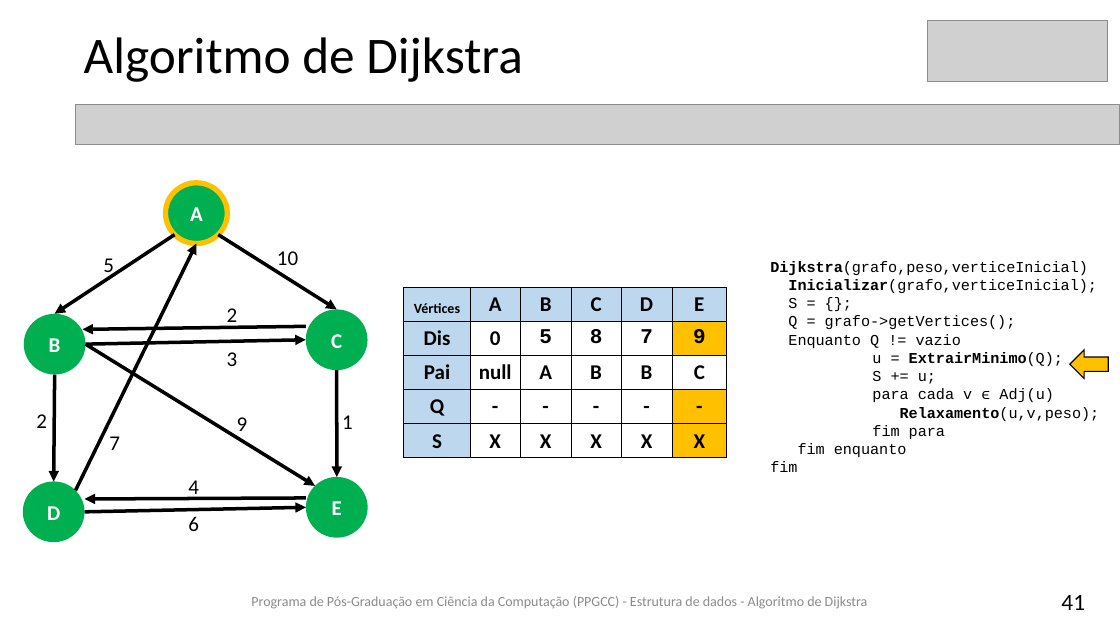
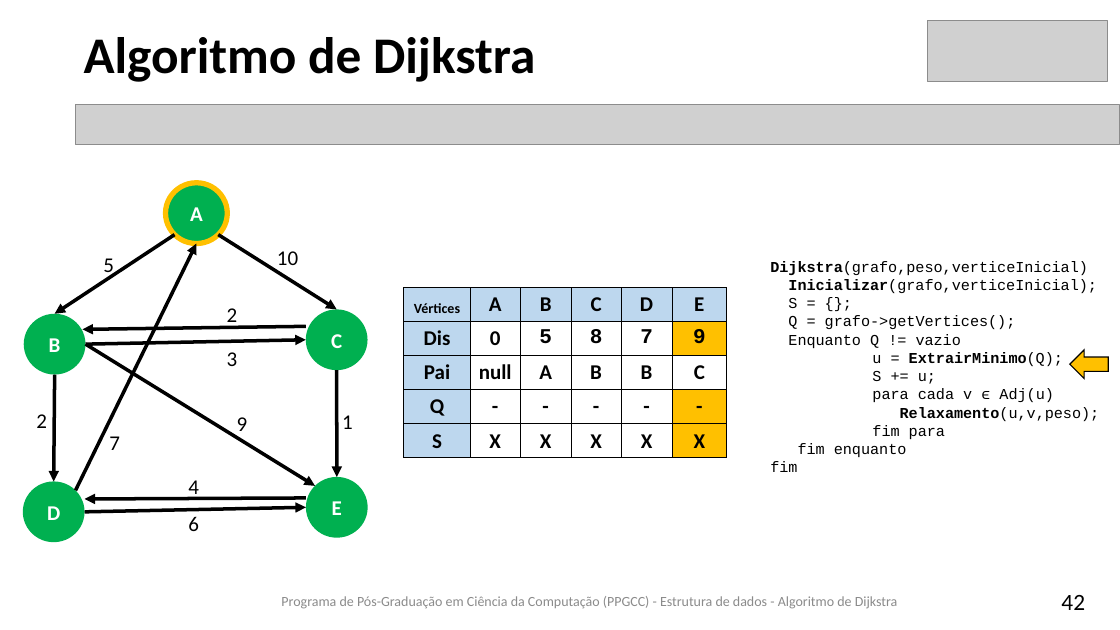
Before and after one commit to brunoslima/Dijkstra-Algorithm, a slide deck: slide 42 of Theory/Algoritmo-Dijkstra-BrunoLima.pptx (slide 41 before the commit). Drawn at 1120x630 pixels with LibreOffice and Linux fonts; fonts in the diff are those of the drawing; grey boxes stand for pictures. Boxes give left, top, right and bottom in pixels: in the first picture for what was removed or moved away, otherwise in the second. Text is boxed around its words. In the diff, an @@ line names an element or a change of style, - is before the commit and + after.

```diff
--- a/Theory/Algoritmo-Dijkstra-BrunoLima.pptx
+++ b/Theory/Algoritmo-Dijkstra-BrunoLima.pptx
@@ title "Algoritmo de Dijkstra" at [84,37,535,82]: bold on @@
@@ text "Programa de Pós-Graduação em Ciência ..." at [281,596,898,609]: alignment centre to right @@
@@ page number at [1061,595,1085,610]: text changed @@
-41
+42
```
Also in this commit, not shown: 52 other slides changed, 1 slide added.
